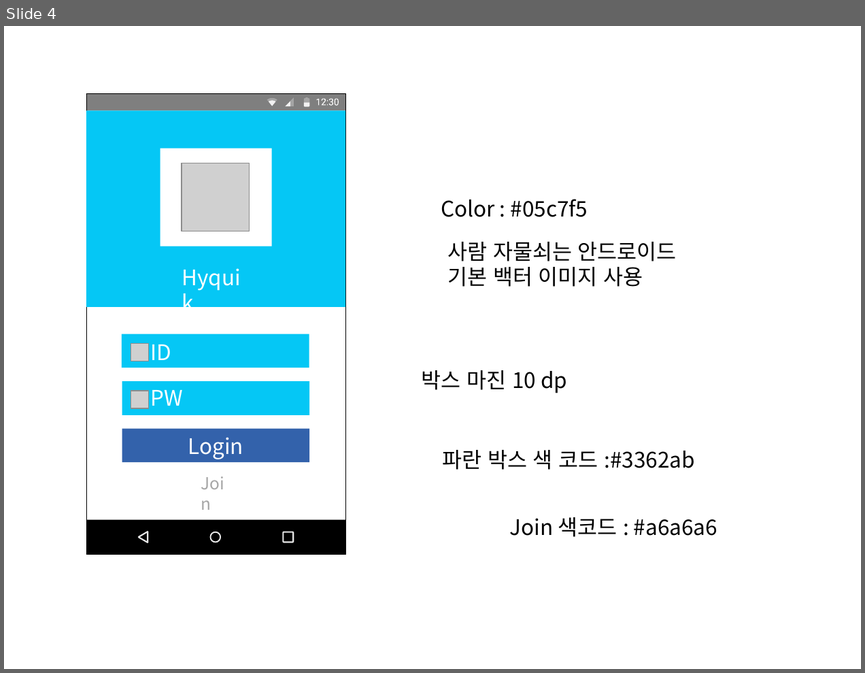
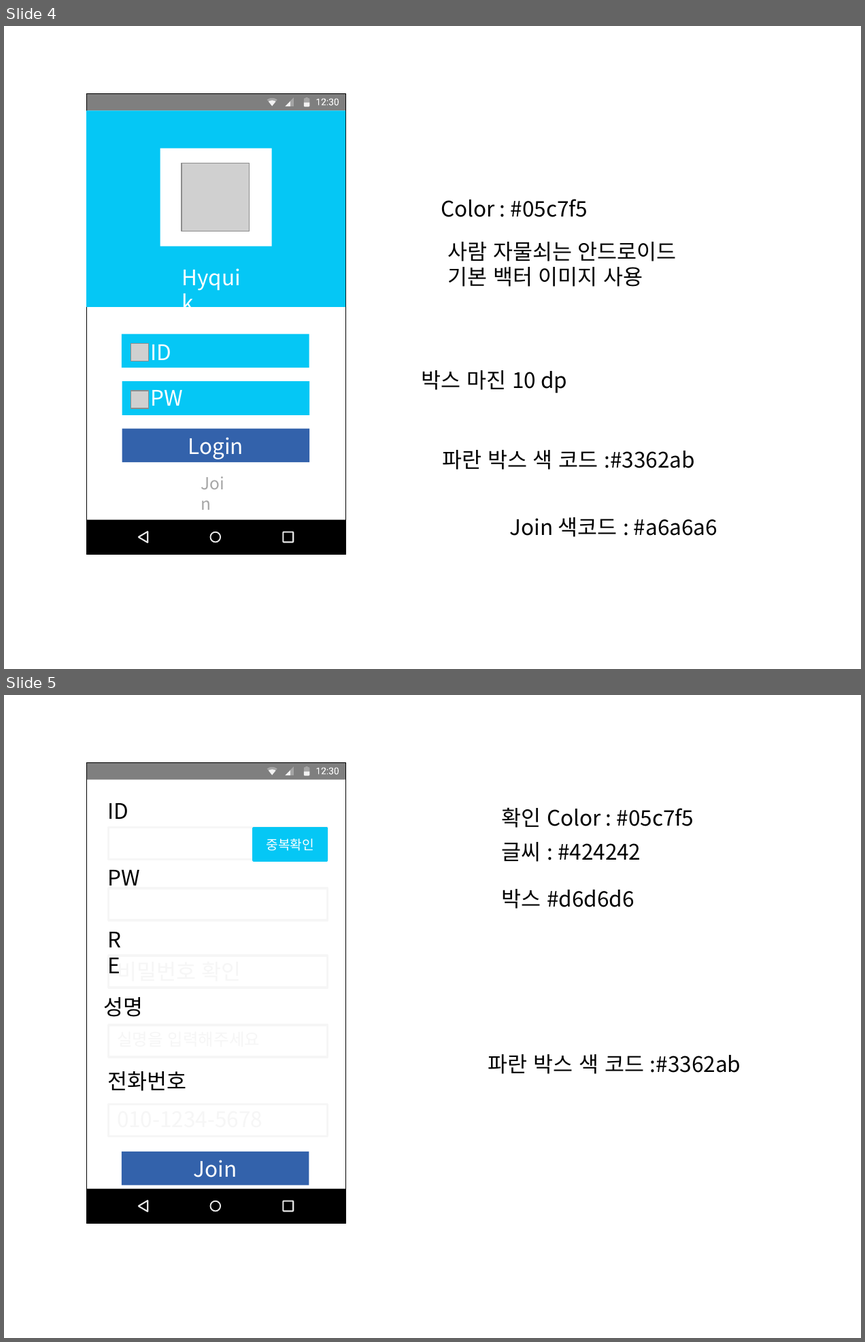
Before and after one commit to wichan7/GradRoject, a slide deck: Resources/고윤태 디자인 지원/디자인.pptx. Shown one above the other, each under a label of ours: slide 4 before the commit, slides 4 and 5 after it. The pictures are 865x673 and 865x1342 pixels, drawn with LibreOffice and Linux fonts; fonts in the diff are those of the drawing; grey boxes stand for pictures. Boxes give left, top, right and bottom in pixels: in the first picture for what was removed or moved away, otherwise in the second. Text is boxed around its words. In the diff, an @@ line names an element or a change of style, - is before the commit and + after.

```diff
--- a/Resources/고윤태 디자인 지원/디자인.pptx
+++ b/Resources/고윤태 디자인 지원/디자인.pptx
@@ slide 5 added at bbox=[4, 695, 861, 1338], background #FFFFFF @@
@@ text added at bbox=[107, 803, 128, 819], 18 pt, text #000000 @@
+ID
@@ text added at bbox=[502, 807, 694, 828], 18 pt, text #000000 @@
+확인 Color : #05c7f5
@@ rectangle added at bbox=[109, 828, 328, 860], outline #F6F6F6 2 pt @@
@@ rectangle added at bbox=[254, 829, 326, 860], fill #05C7F5, outline #05C7F5 2 pt, 11 pt, text #FFFFFF @@
+중복확인
@@ text added at bbox=[502, 842, 640, 862], 18 pt, text #000000 @@
+글씨 : #424242
@@ text added at bbox=[107, 870, 140, 885], 18 pt, text #000000 @@
+PW
@@ rectangle added at bbox=[109, 888, 328, 919], outline #F6F6F6 2 pt @@
@@ text added at bbox=[502, 889, 634, 909], 18 pt, text #000000 @@
+박스 #d6d6d6
@@ text added at bbox=[99, 922, 141, 956], 18 pt, text #000000 @@
+RE
@@ rectangle added at bbox=[109, 955, 328, 987], outline #F6F6F6 2 pt @@
@@ text added at bbox=[117, 957, 196, 973], 18 pt, text #F6F6F6 @@
+비밀번호 확인
@@ text added at bbox=[104, 997, 143, 1017], 18 pt, text #000000 @@
+성명
@@ rectangle added at bbox=[109, 1025, 328, 1057], outline #F6F6F6 2 pt @@
@@ text added at bbox=[488, 1054, 740, 1074], 18 pt, text #000000 @@
+파란 박스 색 코드 :#3362ab
@@ text added at bbox=[107, 1071, 186, 1091], 18 pt, text #000000 @@
+전화번호
@@ rectangle added at bbox=[109, 1104, 328, 1136], outline #F6F6F6 2 pt @@
@@ rectangle added at bbox=[122, 1151, 309, 1184], fill #3362AB, 18 pt, text #FFFFFF @@
+Join
@@ group added at bbox=[86, 763, 345, 1223]: 10 freeform shapes, 3 rectangles @@
```
Also in this commit, not shown: 6 other slides added, 3 slides removed, 12 other files.
